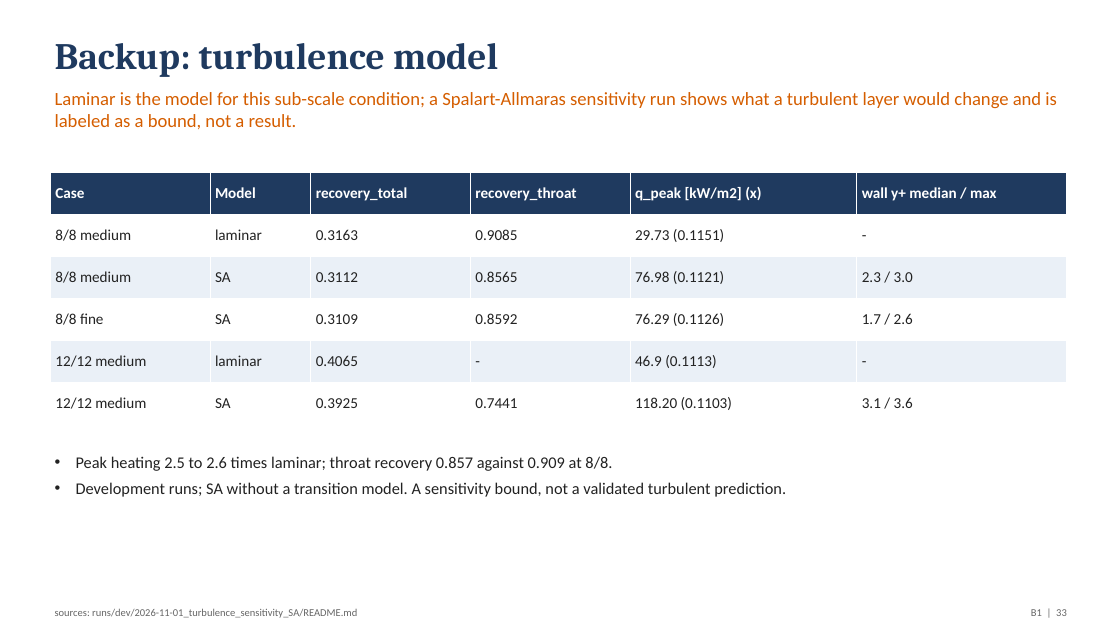
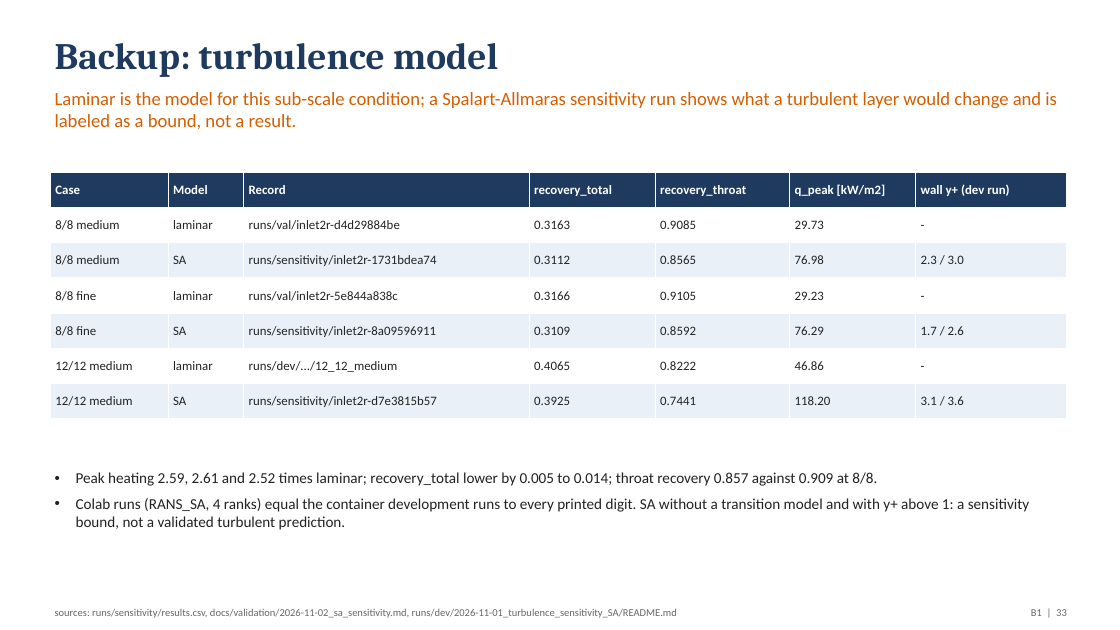
Before and after one commit to emarinhoss/ai-engineering, a slide deck: slide 33 of docs/talk/deck.pptx. Drawn at 1120x630 pixels with LibreOffice and Linux fonts; fonts in the diff are those of the drawing. Boxes give left, top, right and bottom in pixels: in the first picture for what was removed or moved away, otherwise in the second. Text is boxed around its words. In the diff, an @@ line names an element or a change of style, - is before the commit and + after.

```diff
--- a/docs/talk/deck.pptx
+++ b/docs/talk/deck.pptx
@@ table at box(50, 172, 1067, 419) @@
-Case | Model | recovery_total | recovery_throat | q_peak [kW/m2] (x) | wall y+ median / max
-8/8 medium | laminar | 0.3163 | 0.9085 | 29.73 (0.1151) | -
-8/8 medium | SA | 0.3112 | 0.8565 | 76.98 (0.1121) | 2.3 / 3.0
-8/8 fine | SA | 0.3109 | 0.8592 | 76.29 (0.1126) | 1.7 / 2.6
-12/12 medium | laminar | 0.4065 | - | 46.9 (0.1113) | -
-12/12 medium | SA | 0.3925 | 0.7441 | 118.20 (0.1103) | 3.1 / 3.6
+Case | Model | Record | recovery_total | recovery_throat | q_peak [kW/m2] | wall y+ (dev run)
+8/8 medium | laminar | runs/val/inlet2r-d4d29884be | 0.3163 | 0.9085 | 29.73 | -
+8/8 medium | SA | runs/sensitivity/inlet2r-1731bdea74 | 0.3112 | 0.8565 | 76.98 | 2.3 / 3.0
+8/8 fine | laminar | runs/val/inlet2r-5e844a838c | 0.3166 | 0.9105 | 29.23 | -
+8/8 fine | SA | runs/sensitivity/inlet2r-8a09596911 | 0.3109 | 0.8592 | 76.29 | 1.7 / 2.6
+12/12 medium | laminar | runs/dev/.../12_12_medium | 0.4065 | 0.8222 | 46.86 | -
+12/12 medium | SA | runs/sensitivity/inlet2r-d7e3815b57 | 0.3925 | 0.7441 | 118.20 | 3.1 / 3.6
@@ text at box(76, 472, 1029, 530): text changed; size 14 to 13 pt @@
-• Peak heating 2.5 to 2.6 times laminar; throat recovery 0.857 against 0.909 at 8/8.
-• Development runs; SA without a transition model. A sensitivity bound, not a validated turbulent prediction.
+• Peak heating 2.59, 2.61 and 2.52 times laminar; recovery_total lower by 0.005 to 0.014; throat recovery 0.857 against 0.909 at 8/8.
+• Colab runs (RANS_SA, 4 ranks) equal the container development runs to every printed digit. SA without a transition model and with y+ above 1: a sensitivity bound, not a validated turbulent prediction.
@@ text at box(55, 608, 677, 618): text changed @@
-sources: runs/dev/2026-11-01_turbulence_sensitivity_SA/README.md
+sources: runs/sensitivity/results.csv, docs/validation/2026-11-02_sa_sensitivity.md, runs/dev/2026-11-01_turbulence_sensitivity_SA/README.md
```
Also in this commit, not shown: 7 other slides changed, 6 other files.
